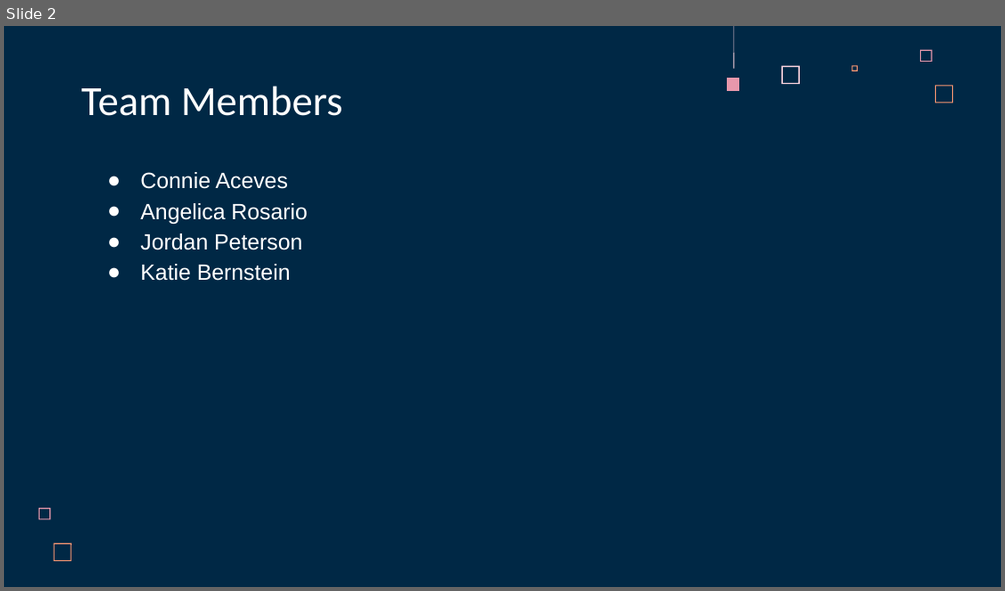
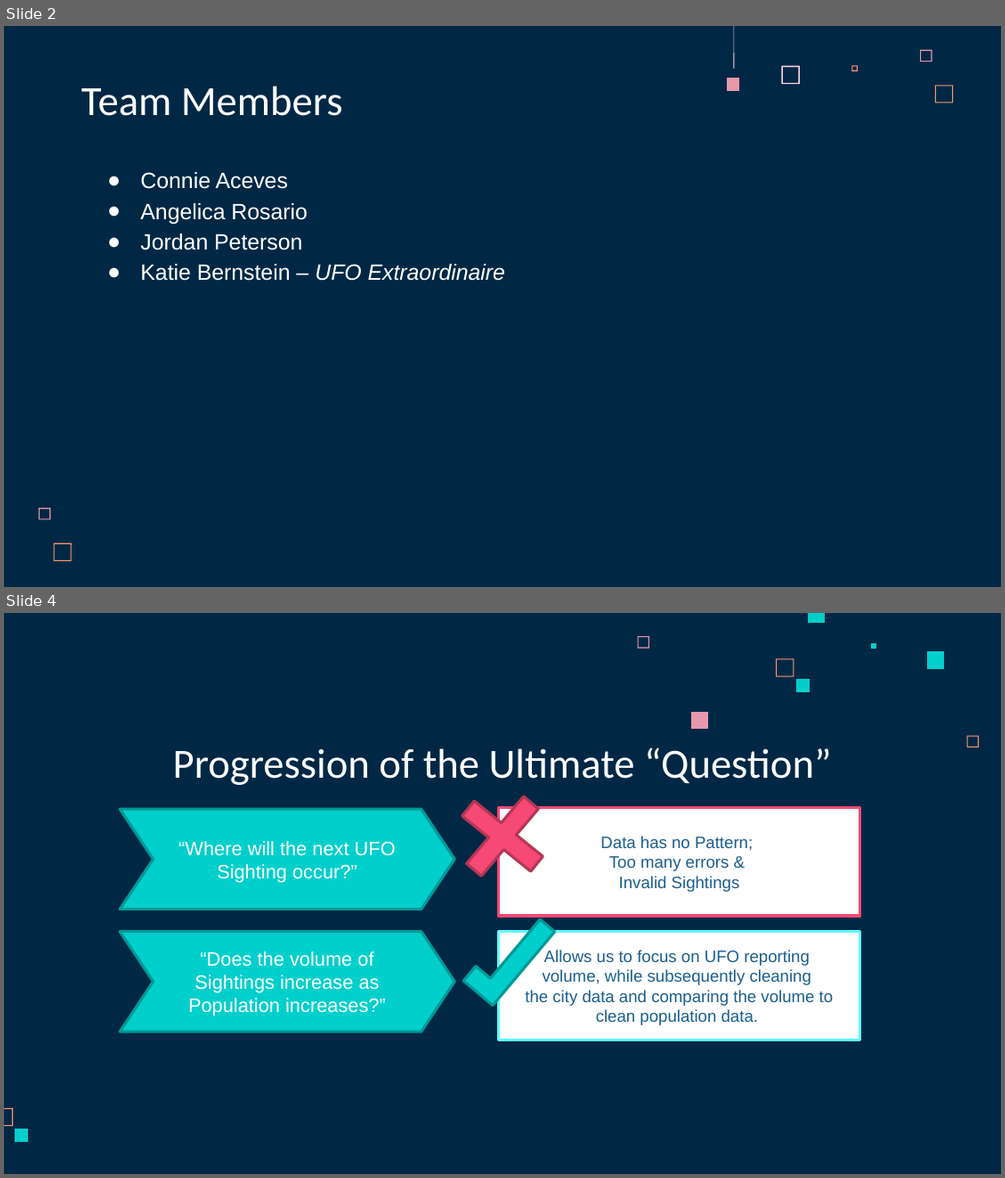
Before and after one commit to acegal1/Group1_Final_Project, a slide deck: _Group 1 Final Project Presentation - UFO Sightings in Arizona.pptx. Shown one above the other, each under a label of ours: slide 2 before the commit, slides 2 and 4 after it; the slides between them are not shown. The pictures are 1005x591 and 1005x1178 pixels, drawn with LibreOffice and Linux fonts; fonts in the diff are those of the drawing. Boxes give left, top, right and bottom in pixels: in the first picture for what was removed or moved away, otherwise in the second. Text is boxed around its words. In the diff, an @@ line names an element or a change of style, - is before the commit and + after.

```diff
--- a/_Group 1 Final Project Presentation - UFO Sightings in Arizona.pptx
+++ b/_Group 1 Final Project Presentation - UFO Sightings in Arizona.pptx
@@ slide 4 added at (4, 613, 1001, 1174), background #002845 @@
@@ freeform shape added at (637, 636, 649, 648), fill #E898AC @@
@@ freeform shape added at (808, 613, 825, 622), fill #00CFCC @@
@@ freeform shape added at (776, 659, 793, 677), fill #FF9973 @@
@@ freeform shape added at (871, 643, 876, 648), fill #00CFCC @@
@@ freeform shape added at (927, 652, 944, 669), fill #00CFCC @@
@@ freeform shape added at (795, 679, 809, 691), fill #00CFCC @@
@@ freeform shape added at (691, 712, 708, 729), fill #E898AC @@
@@ freeform shape added at (967, 736, 979, 747), fill #FF9973 @@
@@ title added at (173, 747, 831, 785), 30 pt, text #FFFFFF @@
+Progression of the Ultimate “Question”
@@ cross added at (437, 771, 568, 900), fill #F64975, outline #B63657 2 pt @@
@@ chevron added at (120, 810, 454, 909), fill #00CFCC, outline #009997 2 pt, 14 pt, text #FFFFFF @@
+“Where will the next UFO Sighting occur?”
@@ round rect added at (499, 807, 860, 916), fill #FFFFFF, outline #F64975 2 pt, 12 pt, text #1A5E8F @@
+Data has no Pattern;
+Too many errors &
+Invalid Sightings
@@ chevron added at (120, 931, 454, 1030), fill #00CFCC, outline #009997 2 pt, 14 pt, text #FFFFFF @@
+“Does the volume of Sightings increase as Population increases?”
@@ corner added at (463, 907, 555, 1005), fill #00CFCC, outline #009997 2 pt @@
@@ round rect added at (499, 931, 860, 1039), fill #FFFFFF, outline #5EFFFD 2 pt, 12 pt, text #1A5E8F @@
+Allows us to focus on UFO reporting
+volume, while subsequently cleaning
+the city data and comparing the volume to clean population data.
@@ freeform shape added at (4, 1109, 13, 1127), fill #FF9973 @@
@@ freeform shape added at (15, 1128, 28, 1142), fill #00CFCC @@
@@ slide 2 changed as well @@
@@ text at (140, 264, 505, 281): text changed; italic on @@
-● Katie Bernstein
+● Katie Bernstein – UFO Extraordinaire
```
Also in this commit, not shown: 7 other slides changed, 6 other slides added, 5 slides removed.
